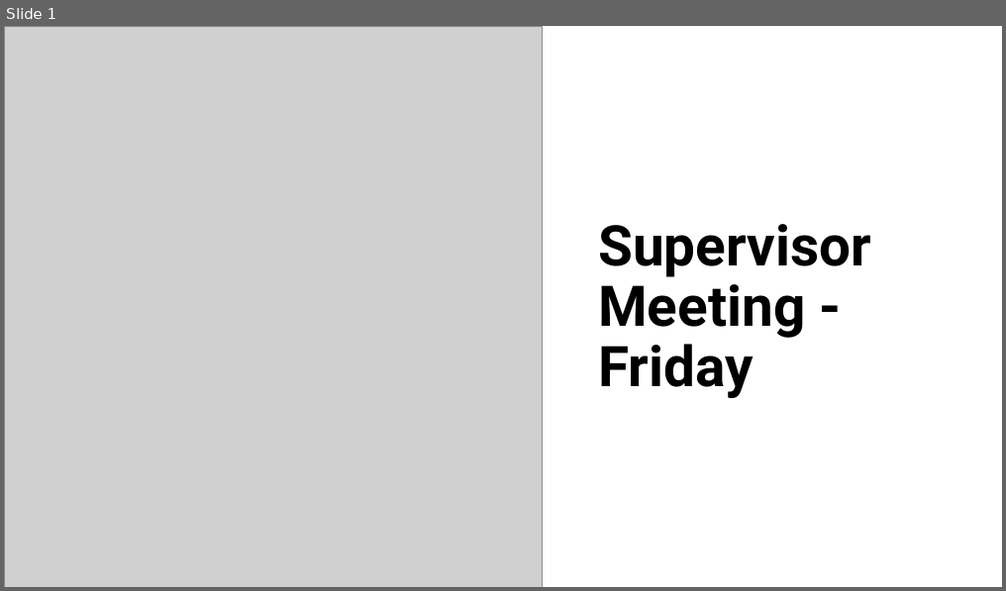
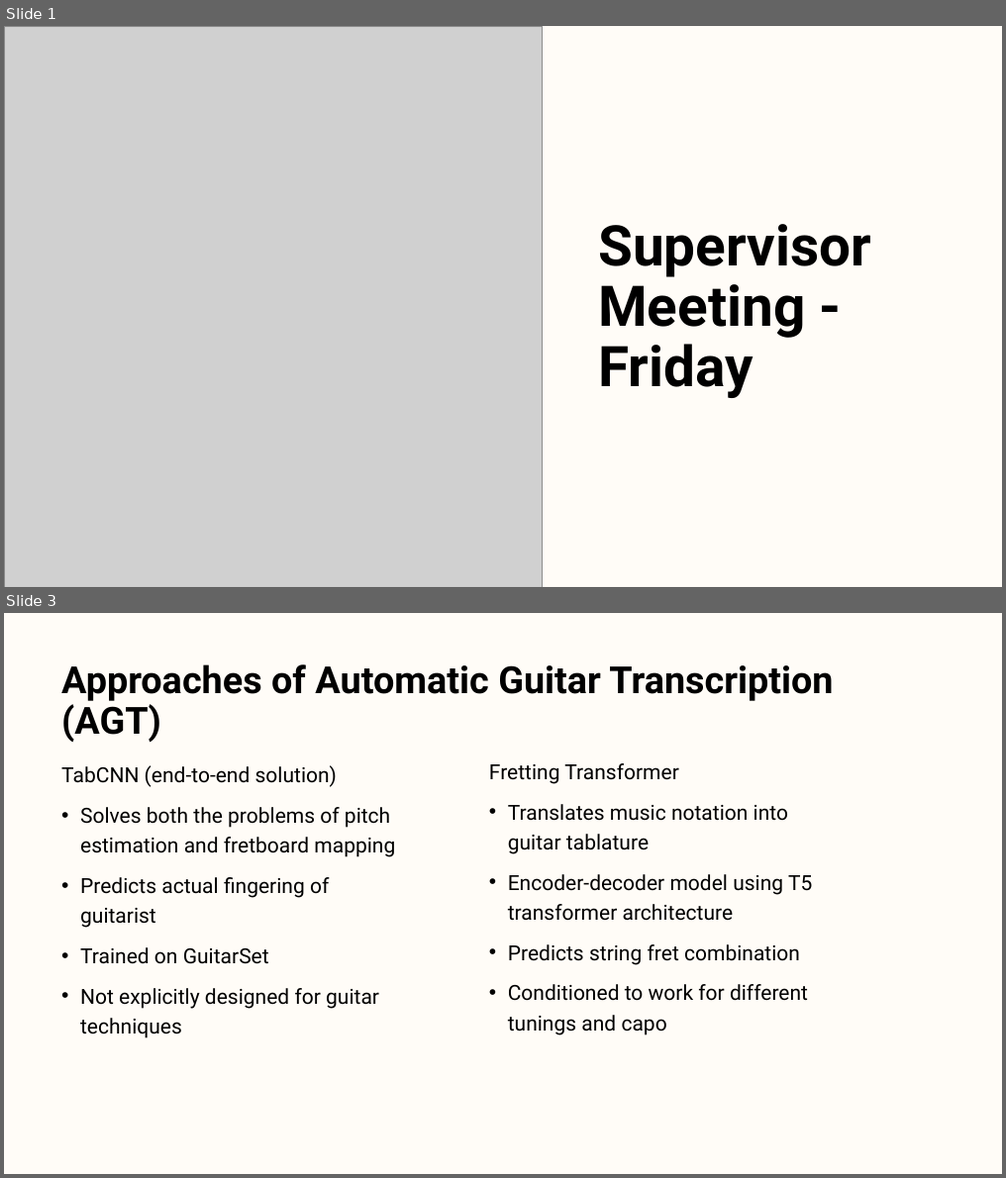
Before and after one commit to 1102Aryan/intelligent-guitar-practice, a slide deck: docs/Meetings/Guitar tool presentation 1.pptx. Shown one above the other, each under a label of ours: slide 1 before the commit, slides 1 and 3 after it; the slides between them are not shown. The pictures are 1006x591 and 1006x1178 pixels, drawn with LibreOffice and Linux fonts; fonts in the diff are those of the drawing; grey boxes stand for pictures. Boxes give left, top, right and bottom in pixels: in the first picture for what was removed or moved away, otherwise in the second. Text is boxed around its words. In the diff, an @@ line names an element or a change of style, - is before the commit and + after.

```diff
--- a/docs/Meetings/Guitar tool presentation 1.pptx
+++ b/docs/Meetings/Guitar tool presentation 1.pptx
@@ slide 3 added at box(4, 613, 1002, 1174), background #FFFCF7 @@
@@ title added at box(61, 664, 833, 743), 36 pt, text #000000, bold @@
+Approaches of Automatic Guitar Transcription (AGT)
@@ text added at box(61, 765, 395, 1039), 20 pt, text #000000 @@
+TabCNN (end-to-end solution)
+• Solves both the problems of pitch estimation and fretboard mapping
+• Predicts actual fingering of guitarist
+• Trained on GuitarSet
+• Not explicitly designed for guitar techniques
@@ text added at box(489, 763, 812, 1036), 20 pt, text #000000 @@
+Fretting Transformer
+• Translates music notation into guitar tablature
+• Encoder-decoder model using T5 transformer architecture
+• Predicts string fret combination
+• Conditioned to work for different tunings and capo
```
Also in this commit, not shown: 6 other slides changed, 1 other slide added, 1 slide removed, 30 other files.
